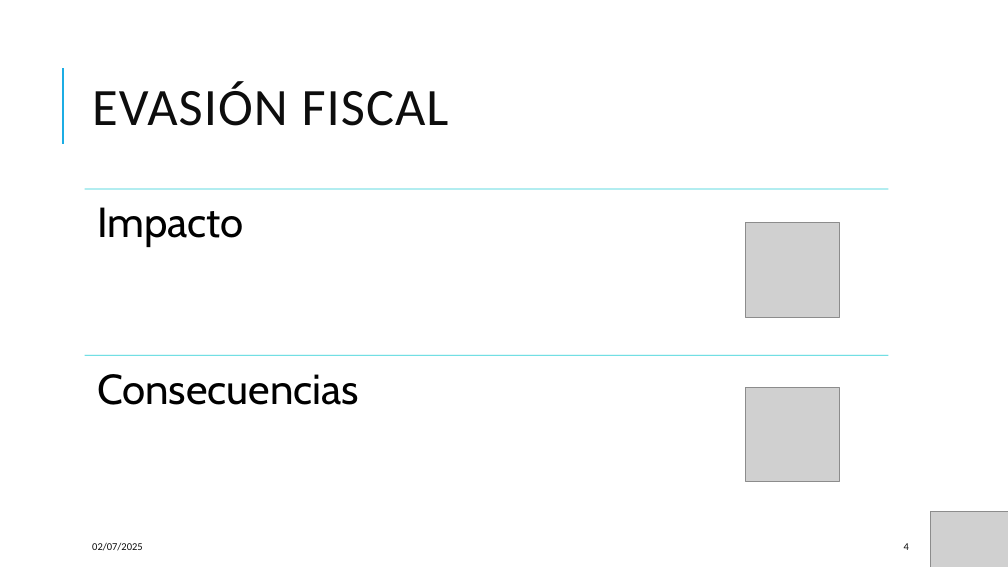
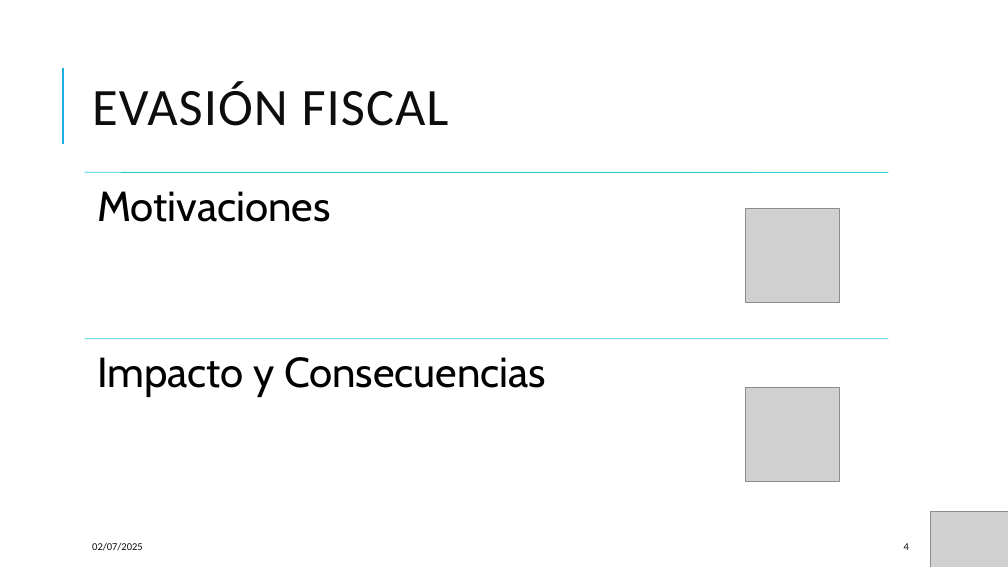
Before and after one commit to mlaloma/TFG_ADE_2, a slide deck: slide 4 of El modelo de ising para analizar la evasion.pptx. Drawn at 1008x567 pixels with LibreOffice and Linux fonts; fonts in the diff are those of the drawing; grey boxes stand for pictures. Boxes give left, top, right and bottom in pixels: in the first picture for what was removed or moved away, otherwise in the second. Text is boxed around its words. In the diff, an @@ line names an element or a change of style, - is before the commit and + after.

```diff
--- a/El modelo de ising para analizar la evasion.pptx
+++ b/El modelo de ising para analizar la evasion.pptx
@@ 2 lines, 1 picture: place and size @@
-2 lines, 1 picture at [85, 189, 889, 355]
+2 lines, 1 picture at [85, 172, 889, 339]
@@ text removed at [97, 207, 244, 247] @@
-Impacto
@@ text added at [97, 191, 330, 222], 40 pt, text #000000 @@
+Motivaciones
@@ text at [97, 357, 546, 397]: text changed @@
-Consecuencias
+Impacto y Consecuencias
```
Also in this commit, not shown: 6 other slides changed, 4 slides added.
